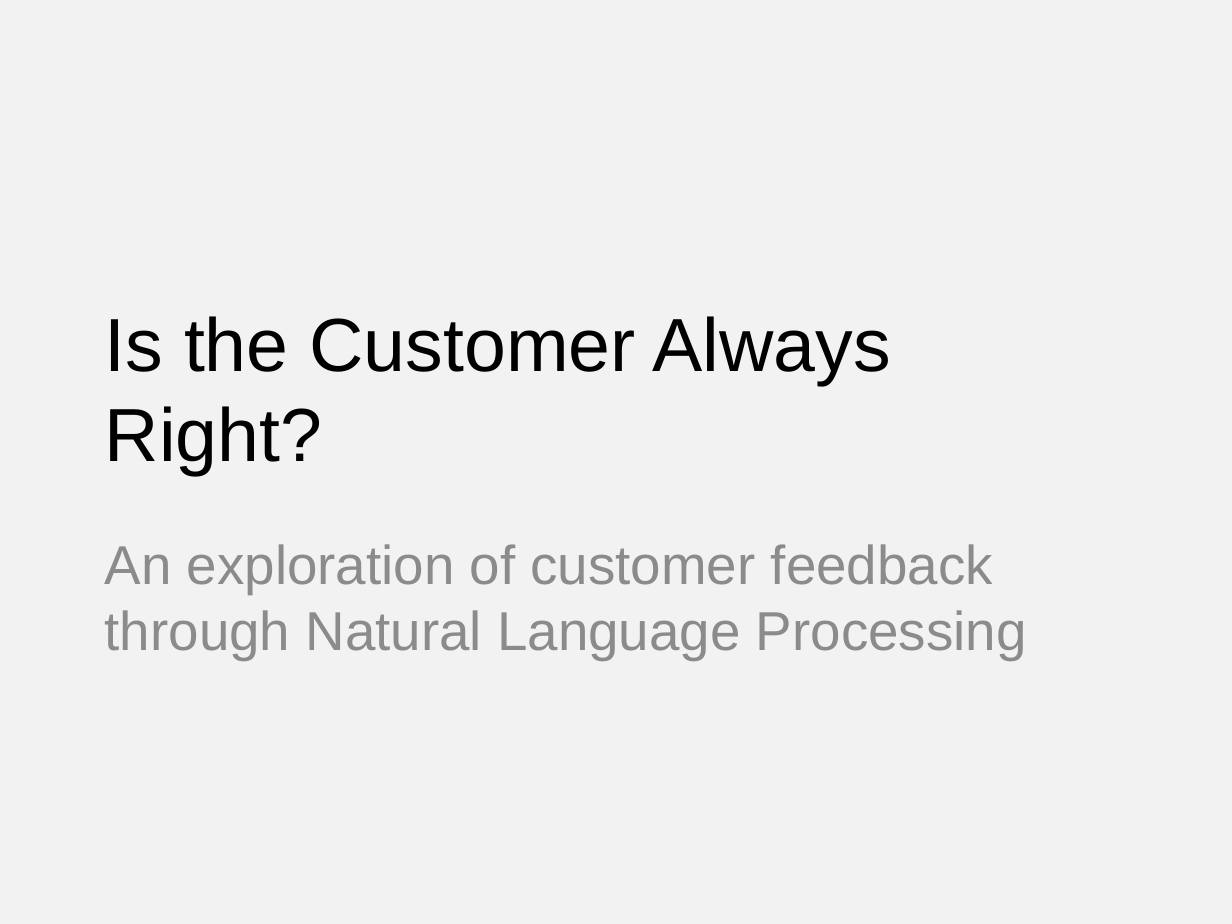
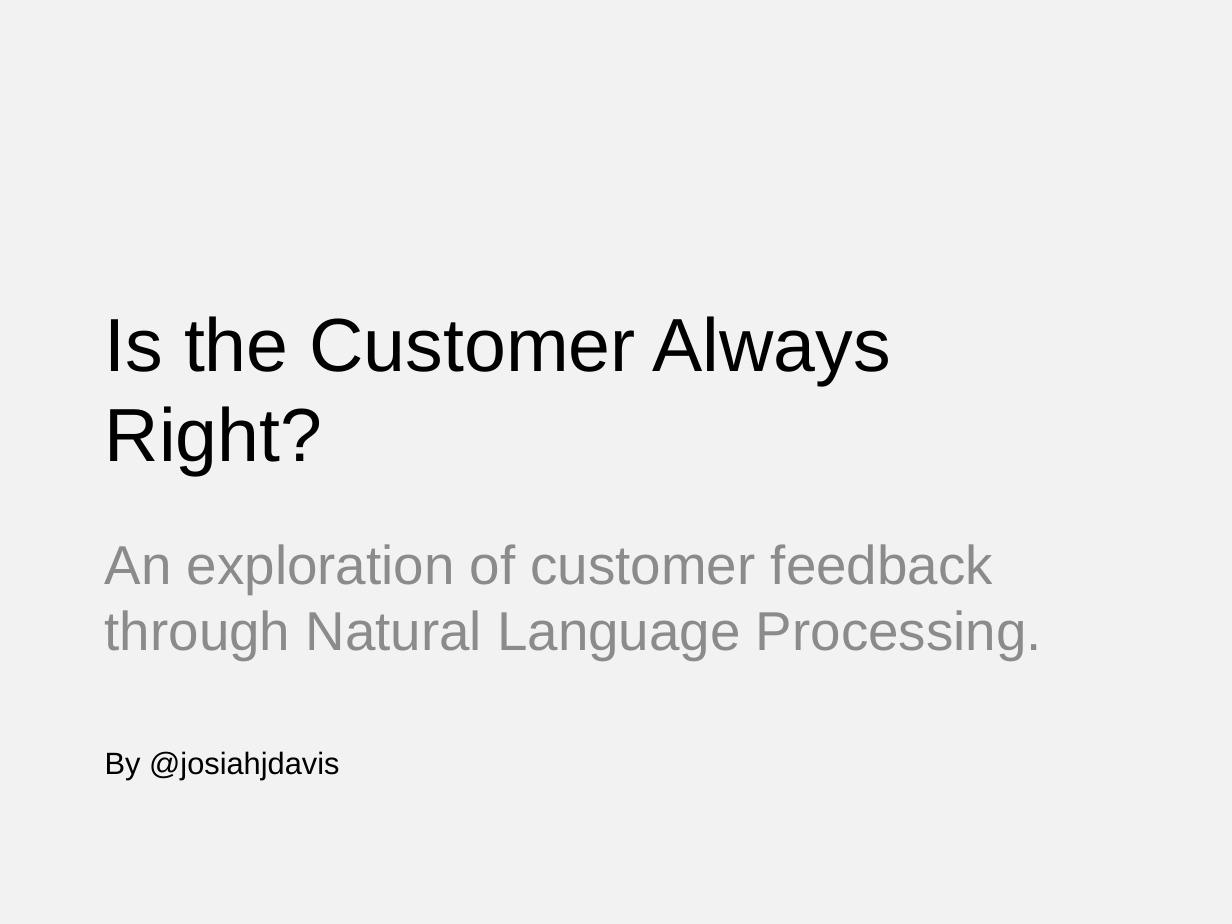
Before and after one commit to josiahdavis/earl, a slide deck: slide 1 of slides.pptx. Drawn at 1232x924 pixels with LibreOffice and Linux fonts; fonts in the diff are those of the drawing. Boxes give left, top, right and bottom in pixels: in the first picture for what was removed or moved away, otherwise in the second. Text is boxed around its words. In the diff, an @@ line names an element or a change of style, - is before the commit and + after.

```diff
--- a/slides.pptx
+++ b/slides.pptx
@@ subtitle at (105,544,1042,780): text changed @@
-An exploration of customer feedback through Natural Language Processing
+An exploration of customer feedback through Natural Language Processing.
+By @josiahjdavis
```
Also in this commit, not shown: 3 other slides changed, 19 slides added, 9 slides removed, 51 other files.
